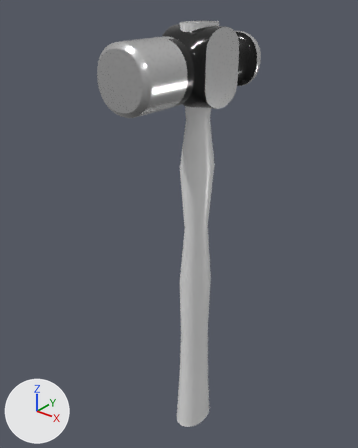
The Blender file Blender/TutorialOne.blend: old version first, new version second.
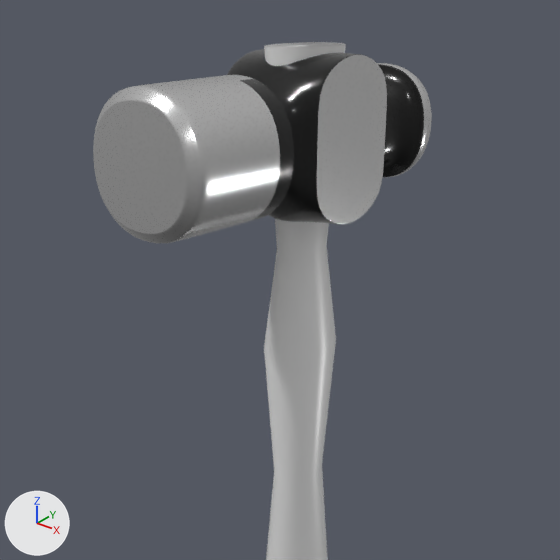
Old and new are each drawn whole from a camera (50 mm lens) standing at (10.8, -14.62, 10.41) and looking at (-0.75, -0.19, 1.46) and again close up on the part from 15% to 90% of the width and 0% to 61% of the height. Lighting does not change. The marker at lower left points along +X, +Y and +Z.

Before the edit, the objects in view are built like this:
```python
me_cube = bpy.data.meshes.new('Cube')
me_cube.from_pydata(...)  # 324 vertices, 320 faces; spans x -1.12..1.12, y -3.96..3.22, z -1.36..1.36
me_cube.polygons.foreach_set('use_smooth', [True] * 320)
# faces by material slot: [146, 174]
me_cube.materials.append(mat_smooth)  # its picture is missing
me_cube.materials.append(mat_rough)  # black #000000
me_cylinder_004 = bpy.data.meshes.new('Cylinder.004')
me_cylinder_004.from_pydata(...)  # 448 vertices, 418 faces; spans x -1.21..1.21, y -1.21..1.21, z -1.01..1.0
me_cylinder_004.polygons.foreach_set('use_smooth', [True] * 418)
me_cylinder_004.materials.append(mat_material_001)  # white #e7e7e7
ob_cube = bpy.data.objects.new('Cube', me_cube)
ob_cube.location = (0.0, 0.0, 7.78)
_m = ob_cube.modifiers.new('Subdivision', 'SUBSURF')
_m.levels = 3
_m.render_levels = 3
ob_cylinder = bpy.data.objects.new('Cylinder', me_cylinder_004)
ob_cylinder.location = (0.0, 0.0, 0.22)
ob_cylinder.scale = (0.568, 0.823, 9.0)
```
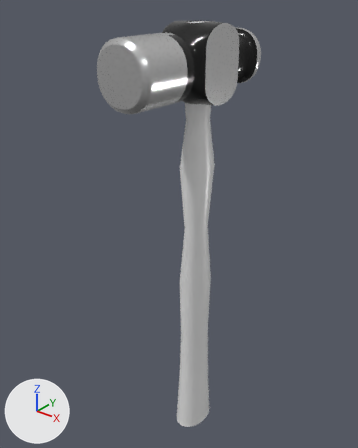
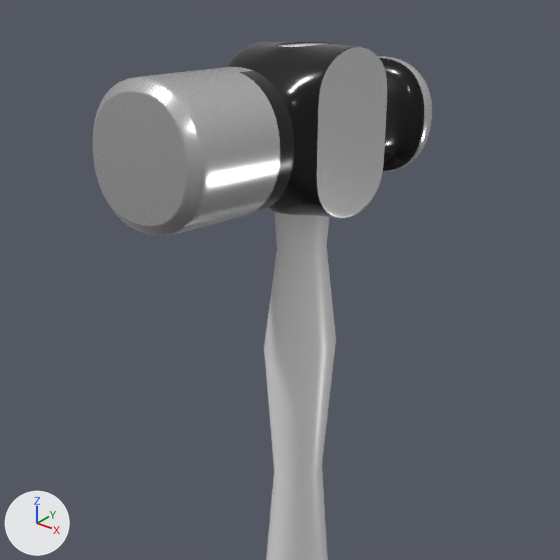
The newer file is also turned or shifted as a whole; pictures and numbers use the older file's frame.

What differs and where, as boxes (x1, y1, x2, y2) in the close-ups (560 x 560 px):
'Cube', moved
    before: (93, 49, 432, 243)
    after: (93, 42, 432, 236)
part 1 of me_cylinder_004, built on
    before: (264, 42, 346, 255)
    after: (275, 43, 329, 255)

Diff of the bpy script that builds the scene:
```diff
--- a/Blender/TutorialOne.blend.py
+++ b/Blender/TutorialOne.blend.py
@@ me_cylinder_004 @@
 # used by ob_cylinder; location = (0.0, 0.0, 0.22); scale = (0.568, 0.823, 9.0)
-me_cylinder_004.from_pydata(...)  # 448 vertices, 418 faces; spans x -1.21..1.21, y -1.21..1.21, z -1.01..1.0
+me_cylinder_004.from_pydata(...)  # 512 vertices, 482 faces; spans x -1.21..1.21, y -1.21..1.21, z -1.01..1.0
+# me_cylinder_004 part 1
+# 32 faces are deleted
+# 32 vertices move from x -1.0..1.0, y -1.0..1.0, z 1.0 to x -0.66..0.66, y -0.66..0.66, z 1.0
+# 64 vertices are added at x -0.94..0.94, y -0.94..0.94, z 0.78..0.93
+# 96 new faces join them
 me_cylinder_004.materials.append(mat_material_001)
@@ ob_cube @@
 ob_cube = bpy.data.objects.new('Cube', me_cube)
-ob_cube.location = (0.0, 0.0, 7.78)
+ob_cube.location = (0.0, 0.0, 7.9)
 _m = ob_cube.modifiers.new('Subdivision', 'SUBSURF')
```
